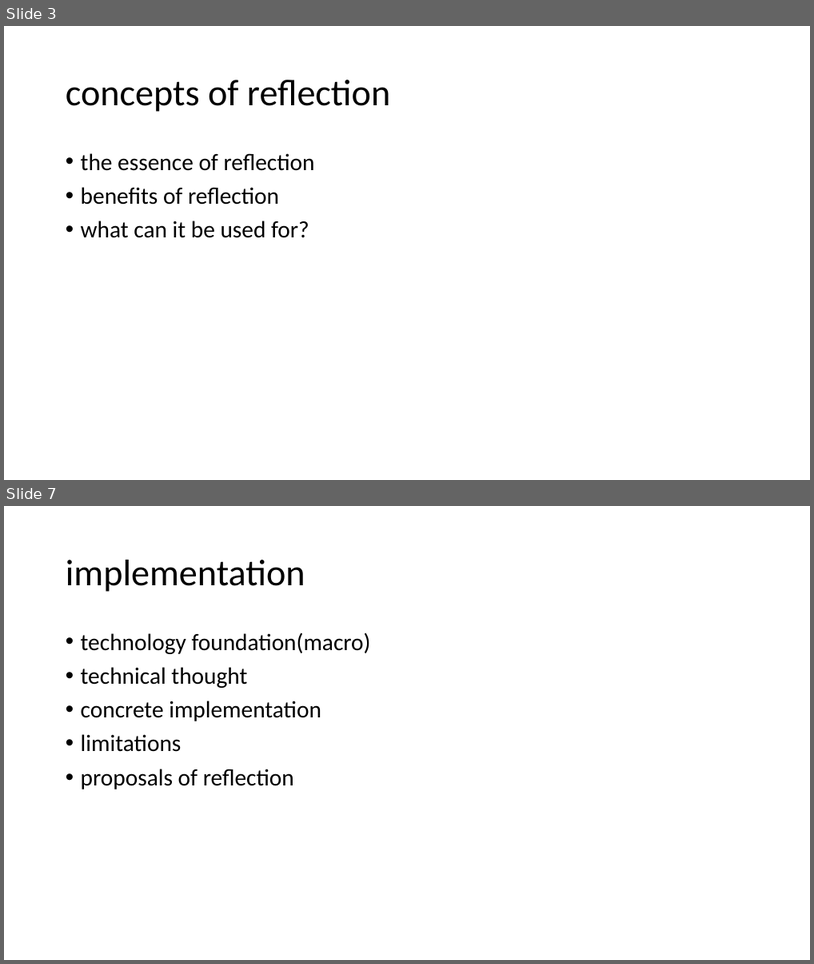
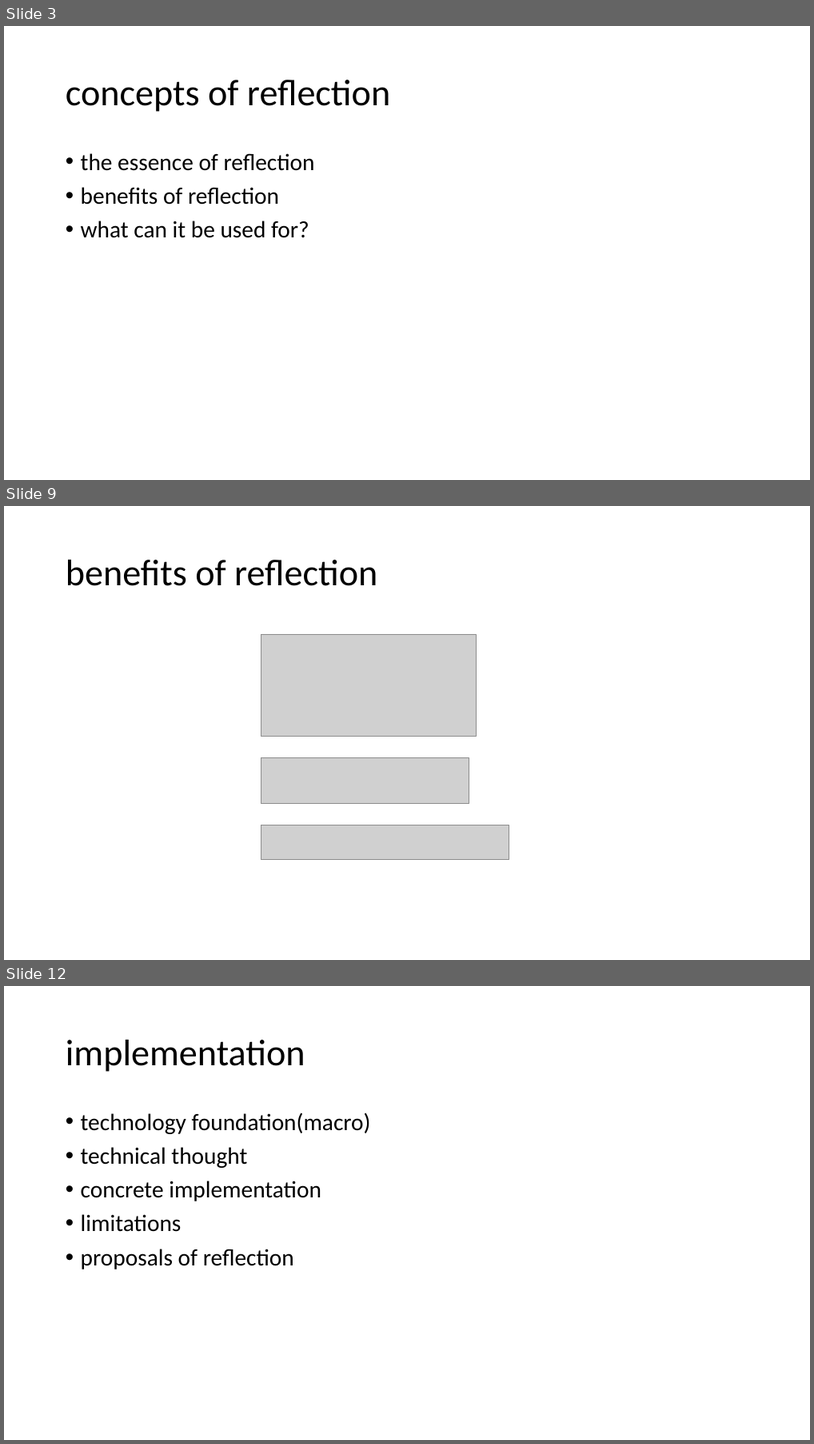
Before and after one commit to qicosmos/cppcon2017, a slide deck: cppcon2017.pptx. Shown one above the other, each under a label of ours: slides 3 and 7 before the commit, slides 3, 9 and 12 after it; the slides between them are not shown. The pictures are 814x964 and 814x1444 pixels, drawn with LibreOffice and Linux fonts; fonts in the diff are those of the drawing; grey boxes stand for pictures. Boxes give left, top, right and bottom in pixels: in the first picture for what was removed or moved away, otherwise in the second. Text is boxed around its words. In the diff, an @@ line names an element or a change of style, - is before the commit and + after.

```diff
--- a/cppcon2017.pptx
+++ b/cppcon2017.pptx
@@ slide 9 added at [4,506,810,960], background #FFFFFF @@
@@ title added at [66,560,378,586], 44 pt, text #000000 @@
+benefits of reflection
@@ picture added at [261,634,476,736] @@
@@ picture added at [261,758,470,803] @@
@@ picture added at [261,825,509,860] @@
@@ what was slide 7 is now slide 12 @@
```
Also in this commit, not shown: 4 slides changed, 6 other slides added.
